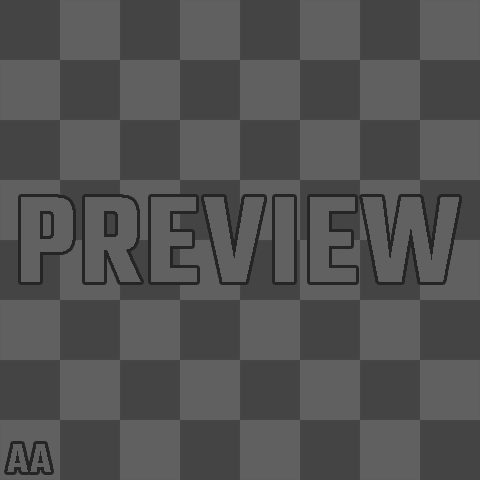
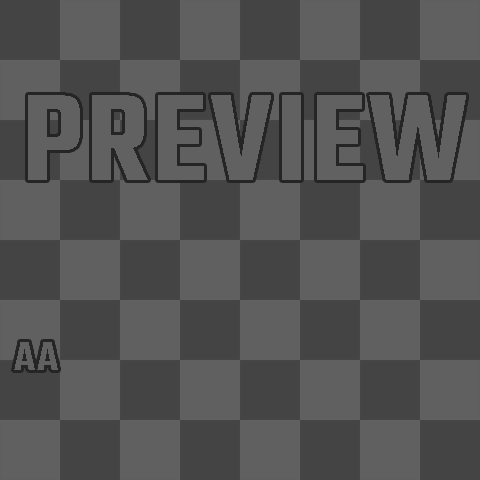
Layers edited between the first and the second w=480, h=480 image:
added layer "Grupa 1" (1st of 2) above "Grupa 1" over left=11, top=92, right=469, bottom=373
hid group "Grupa 1" (2nd of 2) (2 layers) over left=7, top=197, right=459, bottom=472
